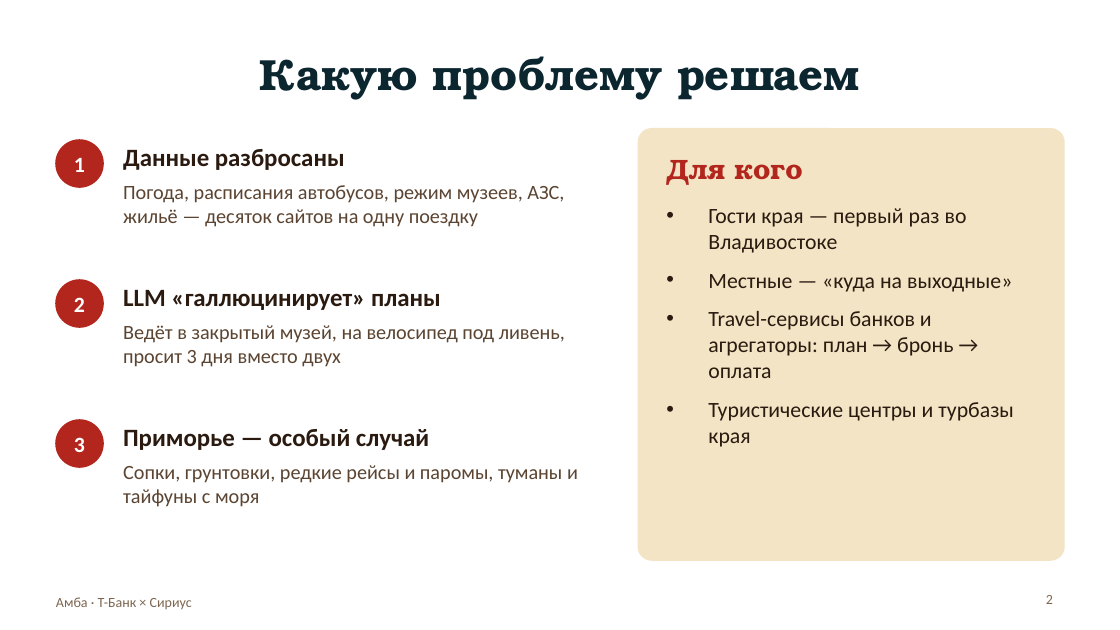
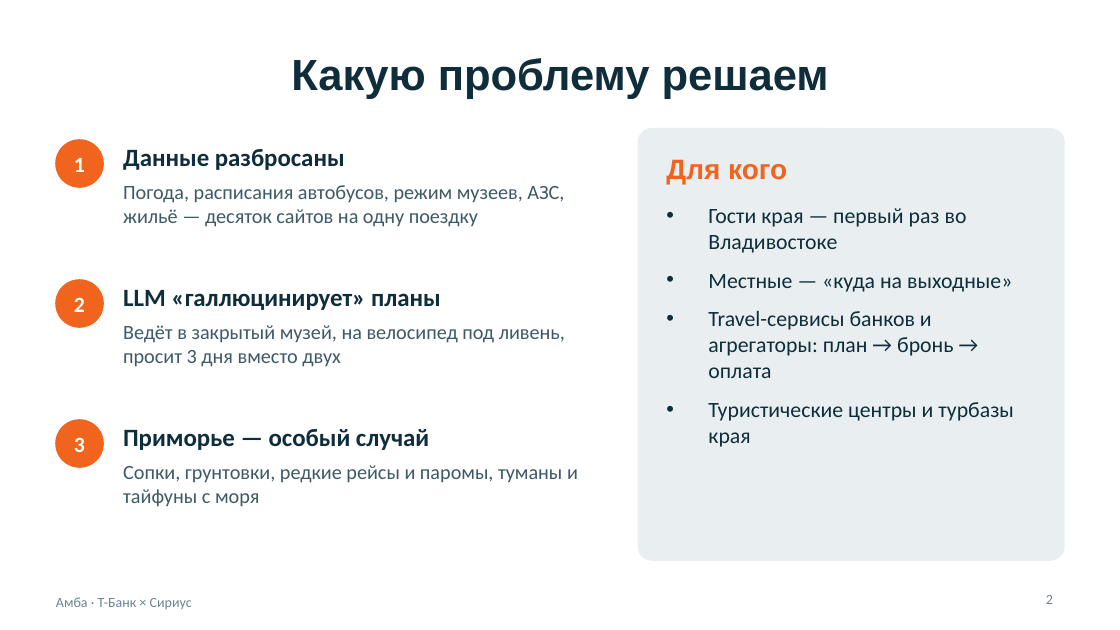
Before and after one commit to BessolitsinGleb/AI-ta, a slide deck: slide 2 of presentation/Amba_Travel_AI.pptx. Drawn at 1120x630 pixels with LibreOffice and Linux fonts; fonts in the diff are those of the drawing. Boxes give left, top, right and bottom in pixels: in the first picture for what was removed or moved away, otherwise in the second. Text is boxed around its words. In the diff, an @@ line names an element or a change of style, - is before the commit and + after.

```diff
--- a/presentation/Amba_Travel_AI.pptx
+++ b/presentation/Amba_Travel_AI.pptx
@@ title "Какую проблему решаем" at <box>291,58,829,99</box>: font TeX Gyre Bonum to Arial, text colour #0C2630 to #0F2D3A @@
@@ rounded rectangle at <box>638,129,1064,560</box>: fill #F2E4C4 to #E9EFF1; outline #F2E4C4 1 pt to #E9EFF1 1 pt @@
@@ text "Для кого" at <box>666,159,787,184</box>: font TeX Gyre Bonum to Arial, text colour #B3261E to #F0641E @@
@@ text colour #2A1A10 to #0F2D3A in 4 elements at <box>123,149,345,170</box>, <box>123,290,441,310</box>, <box>123,429,429,450</box>, <box>708,208,1014,447</box> @@
@@ fill #B3261E to #F0641E; outline #B3261E 1 pt to #F0641E 1 pt in 3 elements at <box>56,140,103,187</box>, <box>56,280,103,327</box>, <box>56,420,103,467</box> @@
@@ text colour #5B4431 to #3D5A66 in 3 elements at <box>123,185,564,227</box>, <box>123,325,565,367</box>, <box>123,465,578,507</box> @@
@@ text "Амба · Т-Банк × Сириус" at <box>56,597,192,609</box>: text colour #7D6650 to #6B8590 @@
@@ page number at <box>1046,595,1053,604</box>: text colour #7D6650 to #6B8590 @@
```
Also in this commit, not shown: 12 other slides changed, 2 slides added, 2 slides removed, 28 other files.
